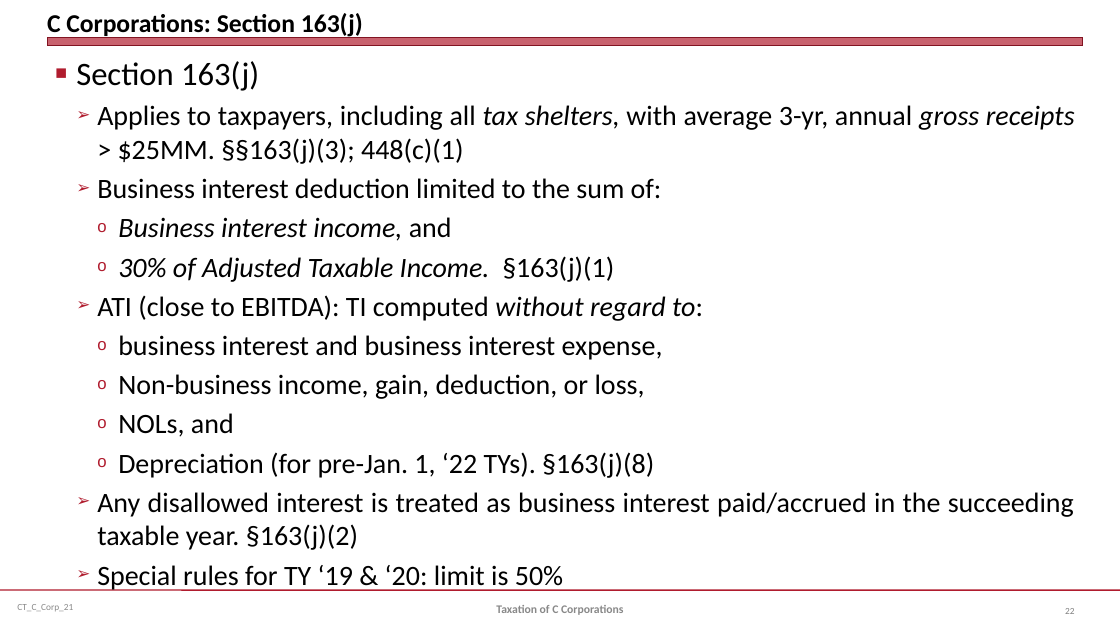
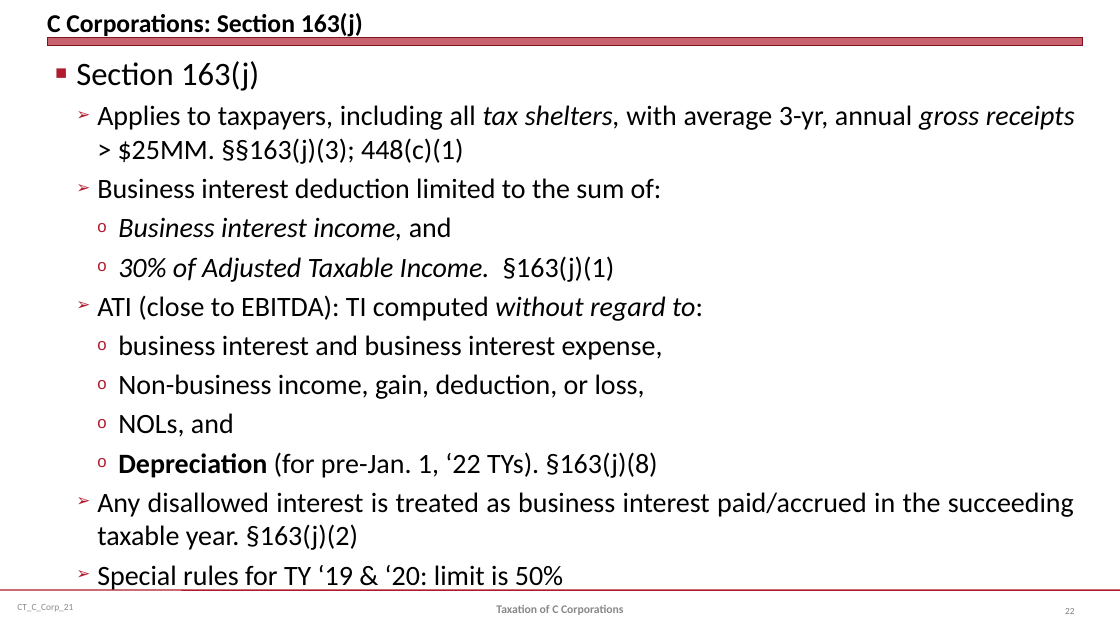
Before and after one commit to jmc877/Corporate-Tax, a slide deck: slide 22 of slides/CT_C_Corp_21.pptx. Drawn at 1120x630 pixels with LibreOffice and Linux fonts; fonts in the diff are those of the drawing. Boxes give left, top, right and bottom in pixels: in the first picture for what was removed or moved away, otherwise in the second. Text is boxed around its words. In the diff, an @@ line names an element or a change of style, - is before the commit and + after.

```diff
--- a/slides/CT_C_Corp_21.pptx
+++ b/slides/CT_C_Corp_21.pptx
@@ text at box(118, 452, 658, 478): bold on in "Depreciation" @@
```
Also in this commit, not shown: 2 other slides changed, 3 other files.
